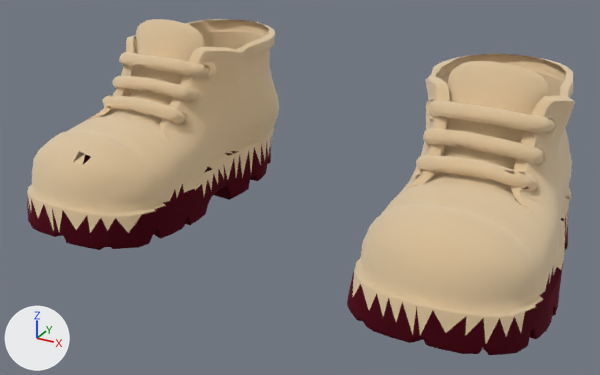
Two versions of the glTF model pipeline/out/clean/shoes_f_mtnboots.glb, one commit apart.
Both versions are drawn from a 50 mm lens placed at (0.334, -0.609, 0.324), pointed at (0.022, -0.04, 0.04). The lights are fixed; the arrows at lower left show +X, +Y and +Z. The picture after the commit comes second. Vertices at exactly the same position are counted once.

The first picture shows 'shoes_f_mtnboots'.
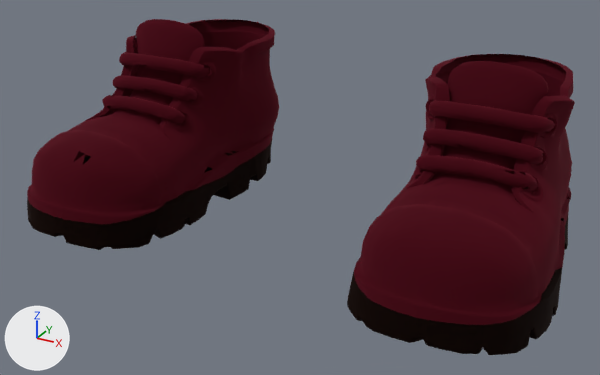
What changed in the scene script:
```text
Change me_mesh_0:
    used by ob_shoes_f_mtnboots; location = (0.0, 0.0, 0.0)
    remove me_mesh_0.from_pydata(...)  # 3962 vertices, 7152 faces; spans x -0.213..0.248, y -0.167..0.118, z -0.01..0.16
    add me_mesh_0.from_pydata(...)  # 4231 vertices, 7690 faces; spans x -0.213..0.248, y -0.167..0.118, z -0.01..0.16
    me_mesh_0 part 1: 135 vertices added at x -0.21..-0.071, y -0.166..0.112, z 0.019..0.029
    me_mesh_0 part 2: 134 vertices added at x 0.107..0.245, y -0.166..0.112, z 0.019..0.03
    me_mesh_0 part 3: 6883 kept faces spanning x -0.213..0.248, y -0.167..0.118, z -0.01..0.16 get new texture (UV) coordinates
```

Boxes (x1, y1, x2, y2) around the edits, measured in the pictures (600 x 375 px):
part 1 of me_mesh_0, added
    after: (27, 121, 273, 244)
part 2 of me_mesh_0, added
    after: (350, 187, 569, 345)
part 3 of me_mesh_0, surface changed (beige to red)
    both: (27, 19, 575, 355)
